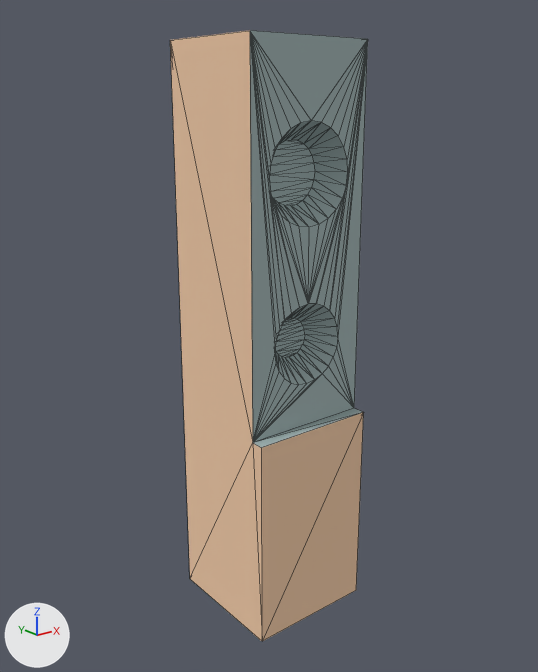
A saved change to the glTF model assets/props/furniture/speaker.glb.
Rendered twice from a 50 mm lens placed at (-0.429, -0.548, 0.576), pointed at (0.072, 0.078, 0.325). Every picture has the same lights, and +X, +Y and +Z are marked at lower left. The first picture is the older version. Mesh edges are drawn as thin lines. Vertices at exactly the same position are counted once.

Before the edit, the objects in view are built like this:
```python
me_mesh_speaker = bpy.data.meshes.new('Mesh speaker')
me_mesh_speaker.from_pydata(...)  # 116 vertices, 228 faces; spans x 0.0..0.148, y 0.0..0.148, z 0.0..0.636
# faces by material slot: [20, 208]
me_mesh_speaker.materials.append(mat_wood)  # beige #f3cca8
me_mesh_speaker.materials.append(mat_metalmedium)  # grey #a4b6b6
ob_speaker_clone = bpy.data.objects.new('speaker(Clone)', me_mesh_speaker)
ob_speaker_clone.location = (0.0, 0.0, 0.0)
```
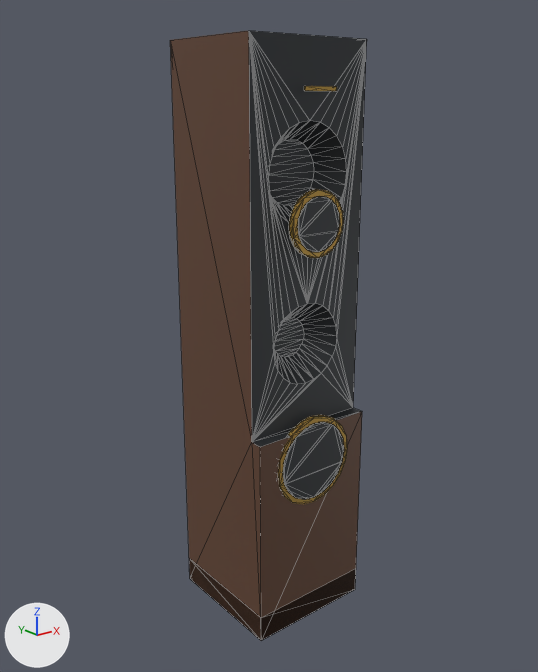
What changed in the scene script:
```text
Add mat_steel_001:
    mat_steel_001 = principled_material('steel.001')
    mat_steel_001.base_color = (0.32, 0.34, 0.37)  # grey #999ea4
    mat_steel_001.metallic = 0.5
    mat_steel_001.roughness = 0.4
Add mat_gunmetaldark_001:
    mat_gunmetaldark_001 = principled_material('gunmetalDark.001')
    mat_gunmetaldark_001.base_color = (0.04, 0.045, 0.05)  # dark grey #383c3f
    mat_gunmetaldark_001.metallic = 0.4
Add mat_walnut_001:
    mat_walnut_001 = principled_material('walnut.001')
    mat_walnut_001.base_color = (0.12, 0.055, 0.03)  # brown #614230
Add mat_brass_001:
    mat_brass_001 = principled_material('brass.001')
    mat_brass_001.base_color = (0.55, 0.34, 0.07)  # orange #c49e4b
    mat_brass_001.metallic = 0.6
    mat_brass_001.roughness = 0.4
Add mat_walnutdark_001:
    mat_walnutdark_001 = principled_material('walnutDark.001')
    mat_walnutdark_001.base_color = (0.06, 0.028, 0.016)  # brown #452f22
    mat_walnutdark_001.roughness = 0.55
Change me_mesh_speaker:
    used by ob_speaker_clone; location = (0.0, 0.0, 0.0)
    remove me_mesh_speaker.from_pydata(...)  # 116 vertices, 228 faces; spans x 0.0..0.148, y 0.0..0.148, z 0.0..0.636
    add me_mesh_speaker.from_pydata(...)  # 416 vertices, 796 faces; spans x 0.0..0.148, y -0.002..0.148, z 0.0..0.636
    me_mesh_speaker part 1: a new loose piece, a 20-sided cylinder along y spanning x 0.029..0.119, y -0.002..0.004, z 0.155..0.245, in mat_gunmetaldark_001 (dark grey #383c3f)
    me_mesh_speaker part 2: a new loose piece, a 20-sided cylinder along y spanning x 0.046..0.102, y -0.002..0.004, z 0.432..0.488, in mat_gunmetaldark_001 (dark grey #383c3f)
    me_mesh_speaker part 3: a new loose piece, a box spanning x 0.0..0.148, y 0.0..0.148, z 0.0..0.03, in mat_walnutdark_001 (brown #452f22)
    me_mesh_speaker part 4: a new loose piece, a 20-sided cylinder along y spanning x 0.023..0.125, y -0.001..0.005, z 0.149..0.251, in mat_brass_001 (orange #c49e4b)
    me_mesh_speaker part 5: a new loose piece, a 20-sided cylinder along y spanning x 0.04..0.108, y -0.001..0.005, z 0.426..0.494, in mat_brass_001 (orange #c49e4b)
    me_mesh_speaker part 6: a new loose piece, a box spanning x 0.054..0.094, y -0.001..0.001, z 0.5864..0.5904, in mat_brass_001 (orange #c49e4b)
    me_mesh_speaker part 7: 20 faces spanning x 0.0..0.148, y 0.0..0.148, z 0.0..0.636 switch from mat_wood (beige #f3cca8) to mat_walnut_001 (brown #614230)
    me_mesh_speaker part 8: 208 faces spanning x 0.0..0.148, y 0.0..0.148, z 0.0..0.636 switch from mat_metalmedium (grey #a4b6b6) to mat_gunmetaldark_001 (dark grey #383c3f)
    other edits to the shape of me_mesh_speaker do not show in these pictures
    add me_mesh_speaker.materials.append(mat_walnutdark_001)  # brown #452f22
    add me_mesh_speaker.materials.append(mat_brass_001)  # orange #c49e4b
    add me_mesh_speaker.materials.append(mat_steel_001)  # grey #999ea4
Change ob_speaker_clone:
    ob_speaker_clone.location: (0.0, 0.0, 0.0) -> (0.0, 0.002, 0.0)
    ob_speaker_clone.scale: (1.0, 1.0, 1.0) -> (1.0, 0.987, 1.0)
```

What differs and where, as boxes [x1, y1, x2, y2] in the pictures (538 x 672 px):
'speaker(Clone)', reshaped, moved, rescaled
    before: [170, 30, 368, 641]
    after: [170, 31, 367, 640]
part 1 of me_mesh_speaker, added
    after: [283, 422, 344, 500]
part 2 of me_mesh_speaker, added
    after: [297, 196, 340, 252]
part 3 of me_mesh_speaker, added
    after: [189, 559, 356, 640]
part 4 of me_mesh_speaker, added (orange)
    after: [278, 415, 347, 504]
part 5 of me_mesh_speaker, added (orange)
    after: [289, 189, 343, 258]
part 6 of me_mesh_speaker, added
    after: [304, 86, 337, 91]
part 7 of me_mesh_speaker, recoloured (beige to brown)
    both: [170, 31, 362, 639]
part 8 of me_mesh_speaker, recoloured
    both: [250, 31, 367, 447]
